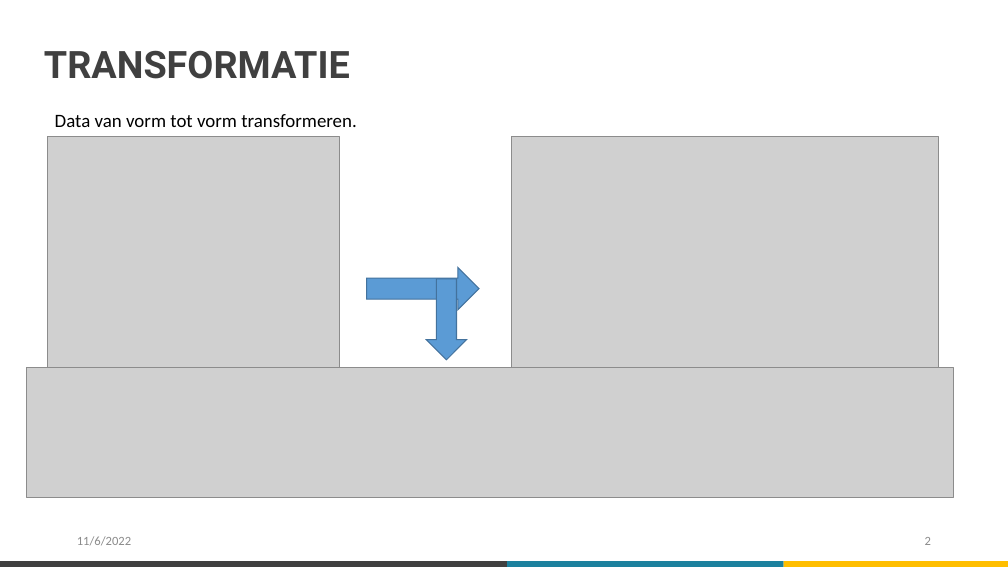
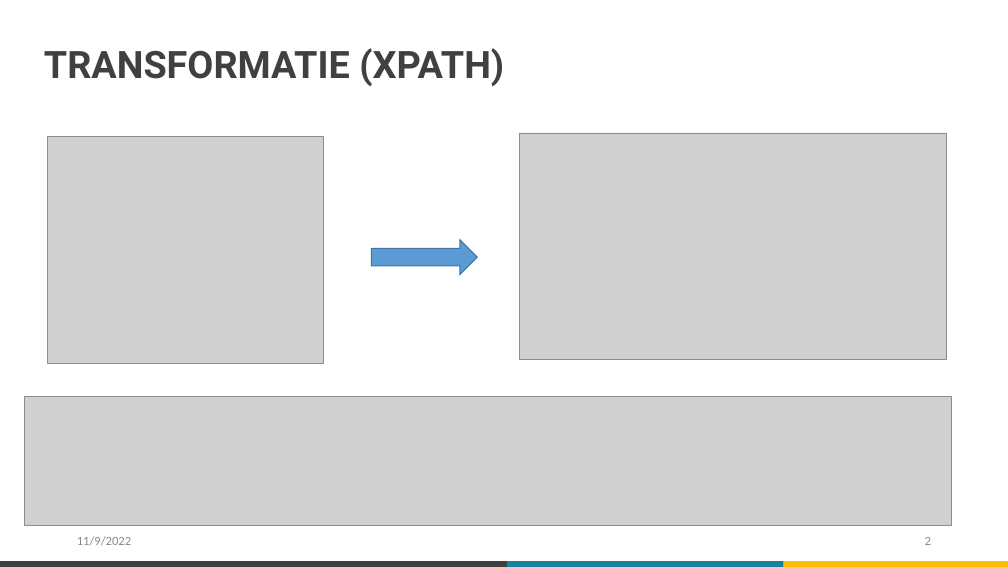
Before and after one commit to maximderboven/datawarehouse, a slide deck: slide 2 of Presentatie.pptx. Drawn at 1008x567 pixels with LibreOffice and Linux fonts; fonts in the diff are those of the drawing; grey boxes stand for pictures. Boxes give left, top, right and bottom in pixels: in the first picture for what was removed or moved away, otherwise in the second. Text is boxed around its words. In the diff, an @@ line names an element or a change of style, - is before the commit and + after.

Commit message:
Updated presentation

```diff
--- a/Presentatie.pptx
+++ b/Presentatie.pptx
@@ text at bbox=[44, 48, 504, 86]: text changed @@
-TRANSFORMATIE
+TRANSFORMATIE (XPATH)
@@ text removed at bbox=[55, 114, 356, 127] @@
-Data van vorm tot vorm transformeren.
@@ picture: place and size @@
-picture at bbox=[48, 137, 340, 465]
+picture at bbox=[48, 137, 324, 364]
@@ picture: place and size @@
-picture at bbox=[512, 137, 939, 454]
+picture at bbox=[520, 133, 947, 360]
@@ right arrow: place and size @@
-right arrow at bbox=[367, 268, 479, 310]
+right arrow at bbox=[371, 240, 477, 274]
@@ down arrow removed at bbox=[426, 279, 467, 360] @@
@@ picture: place and size @@
-picture at bbox=[27, 368, 954, 497]
+picture at bbox=[25, 396, 952, 526]
@@ text at bbox=[77, 536, 131, 545]: text changed @@
-11/6/2022
+11/9/2022
```
Also in this commit, not shown: 5 other slides changed, 1 slide removed.
